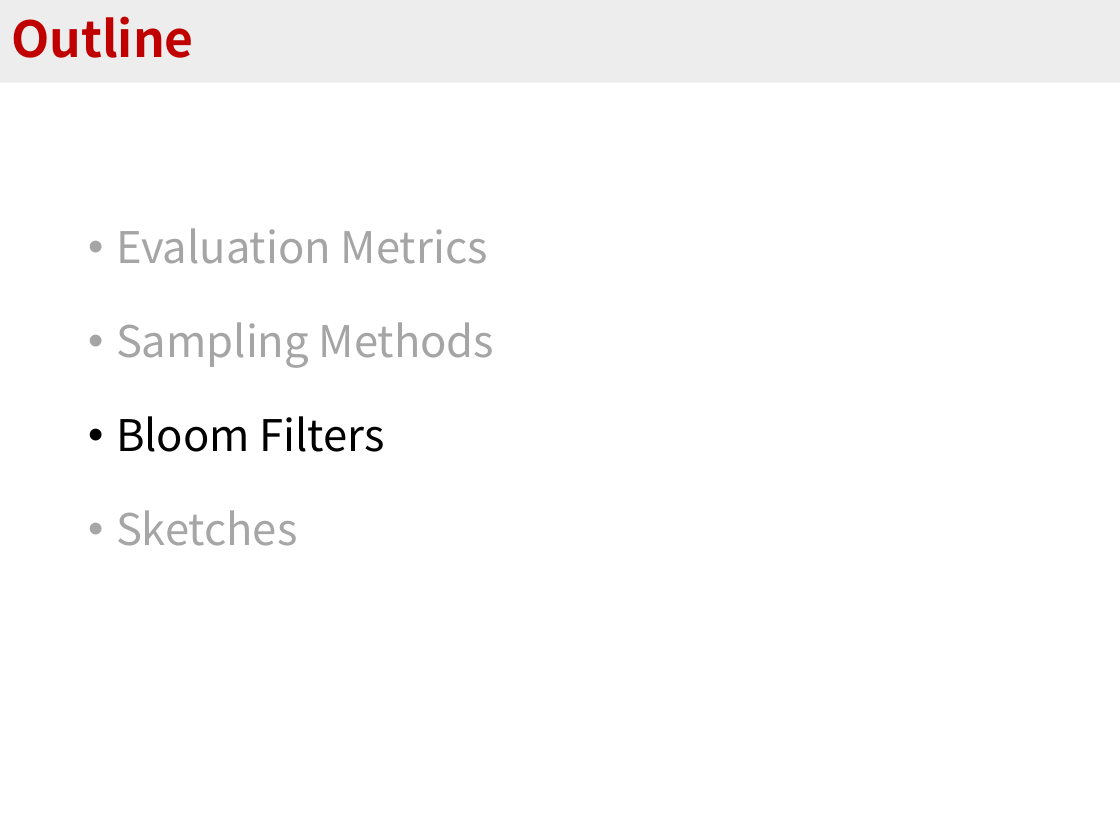
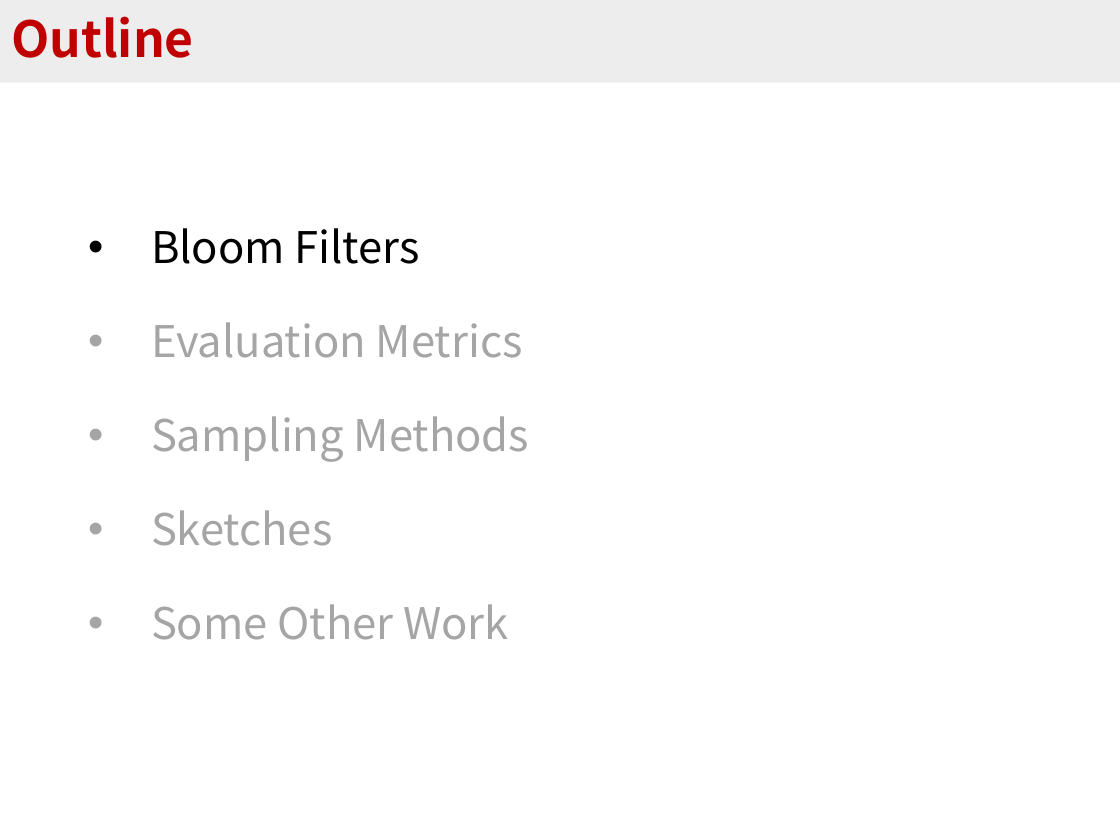
Before and after one commit to BlockLiu/Algorithms-for-Per-flow-Measurement, a slide deck: slide 2 of 常见sketch算法.pptx (slide 6 before the commit). Drawn at 1120x840 pixels with LibreOffice and Linux fonts; fonts in the diff are those of the drawing. Boxes give left, top, right and bottom in pixels: in the first picture for what was removed or moved away, otherwise in the second. Text is boxed around its words. In the diff, an @@ line names an element or a change of style, - is before the commit and + after.

```diff
--- a/常见sketch算法.pptx
+++ b/常见sketch算法.pptx
@@ text at (151, 228, 420, 264): paragraph added @@
+• Bloom Filters
@@ text at (151, 322, 529, 546): text colour #A6A6A6 to #A5A5A5 in "Sketches"; indent changed @@
@@ text at (116, 416, 385, 452): paragraph removed @@
-• Bloom Filters
@@ text at (151, 604, 509, 640): paragraph added @@
+• Some Other Work
```
Also in this commit, not shown: 3 other slides changed, 13 slides added, 1 slide removed, 16 other files.
